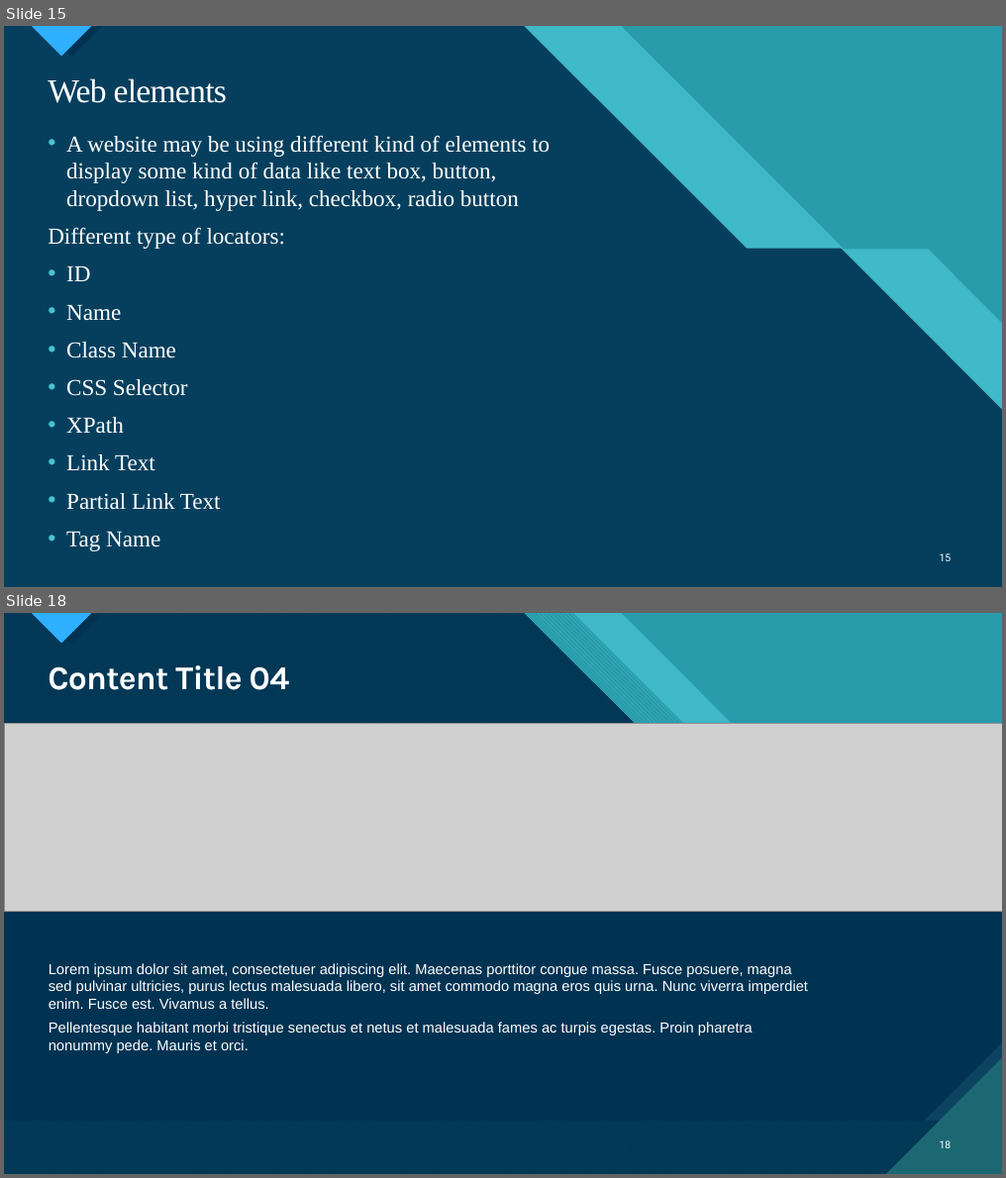
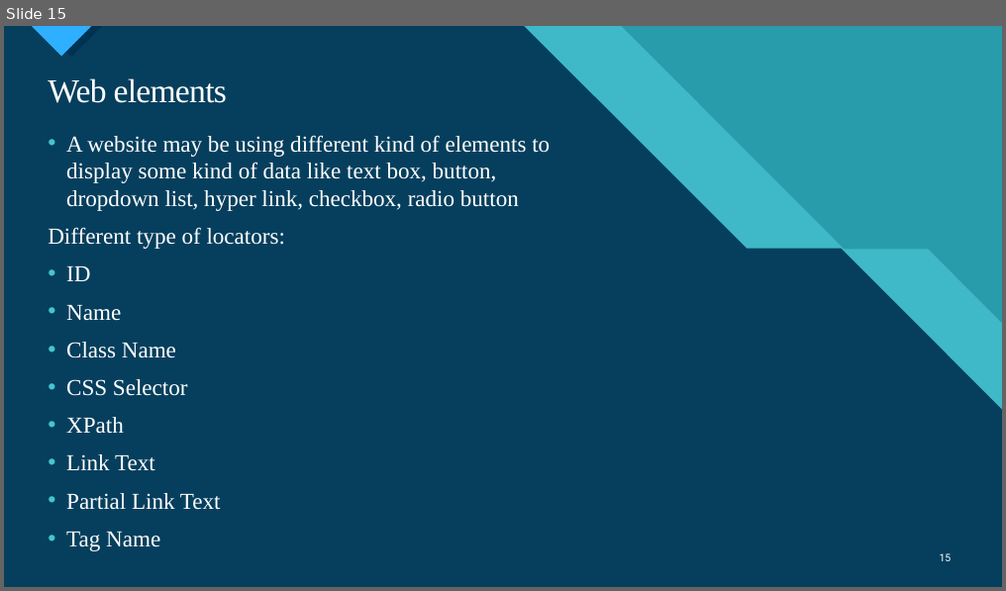
Before and after one commit to ngohungphuc/Presentation, a slide deck: Selenium/Specflow/Web Automation Test with Specflow.pptx. Shown one above the other, each under a label of ours: slides 15 and 18 before the commit, slide 15 after it; the slides between them are not shown. The pictures are 1006x1178 and 1006x591 pixels, drawn with LibreOffice and Linux fonts; fonts in the diff are those of the drawing; grey boxes stand for pictures. Boxes give left, top, right and bottom in pixels: in the first picture for what was removed or moved away, otherwise in the second. Text is boxed around its words. In the diff, an @@ line names an element or a change of style, - is before the commit and + after.

```diff
--- a/Selenium/Specflow/Web Automation Test with Specflow.pptx
+++ b/Selenium/Specflow/Web Automation Test with Specflow.pptx
@@ slide 18 removed at [4,613,1002,1174], background #47C3D3; not listed: 17 template elements that a slide beside it also shows @@
@@ freeform shape removed at [4,613,1002,1174] @@
@@ title removed at [48,665,290,690] @@
-Content Title 04
@@ picture removed at [4,724,1002,911] @@
@@ text removed at [49,963,809,1054] @@
-Lorem ipsum dolor sit amet, consectetuer adipiscing elit. Maecenas porttitor congue massa. Fusce posuere, magna sed pulvinar ultricies, purus lectus malesuada libero, sit amet commodo magna eros quis urna. Nunc viverra imperdiet enim. Fusce est. Vivamus a tellus.
-Pellentesque habitant morbi tristique senectus et netus et malesuada fames ac turpis egestas. Proin pharetra nonummy pede. Mauris et orci.
@@ page number removed at [940,1141,951,1149] @@
-18
```
Also in this commit, not shown: 2 slides added, 8 other slides removed.
